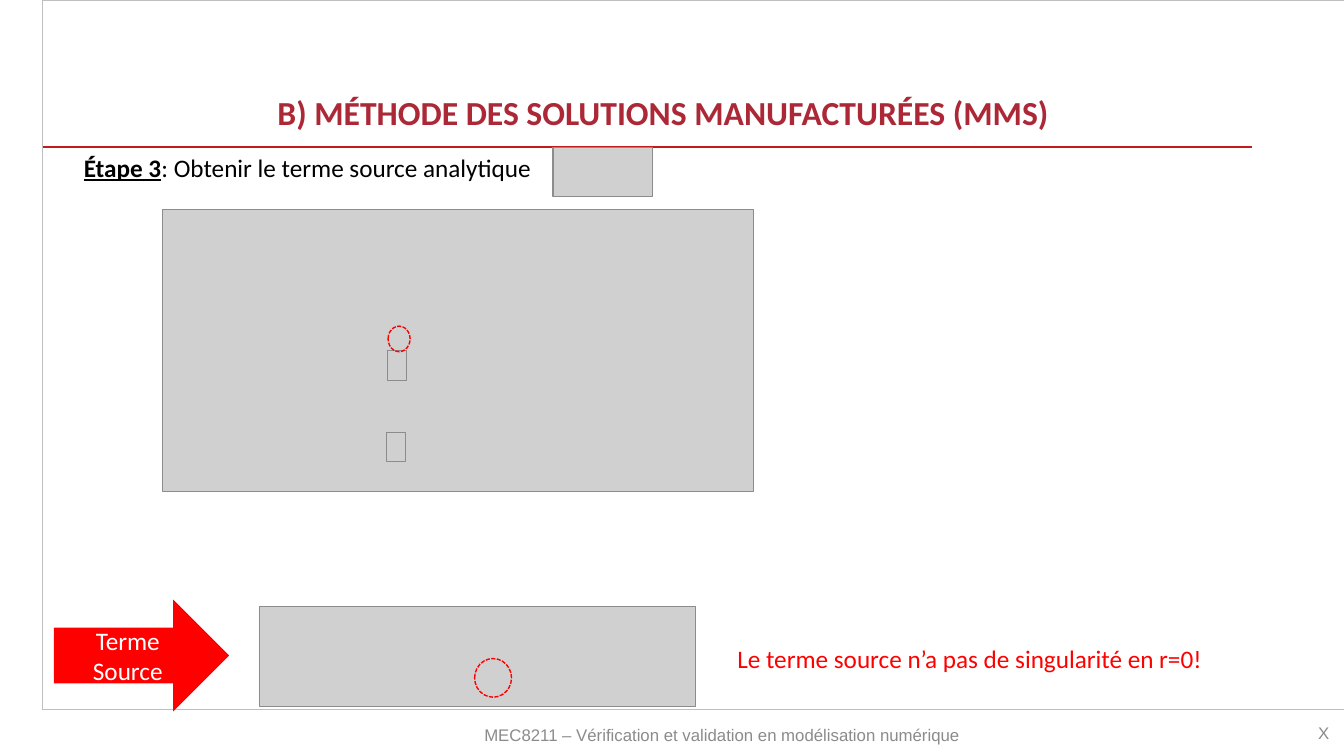
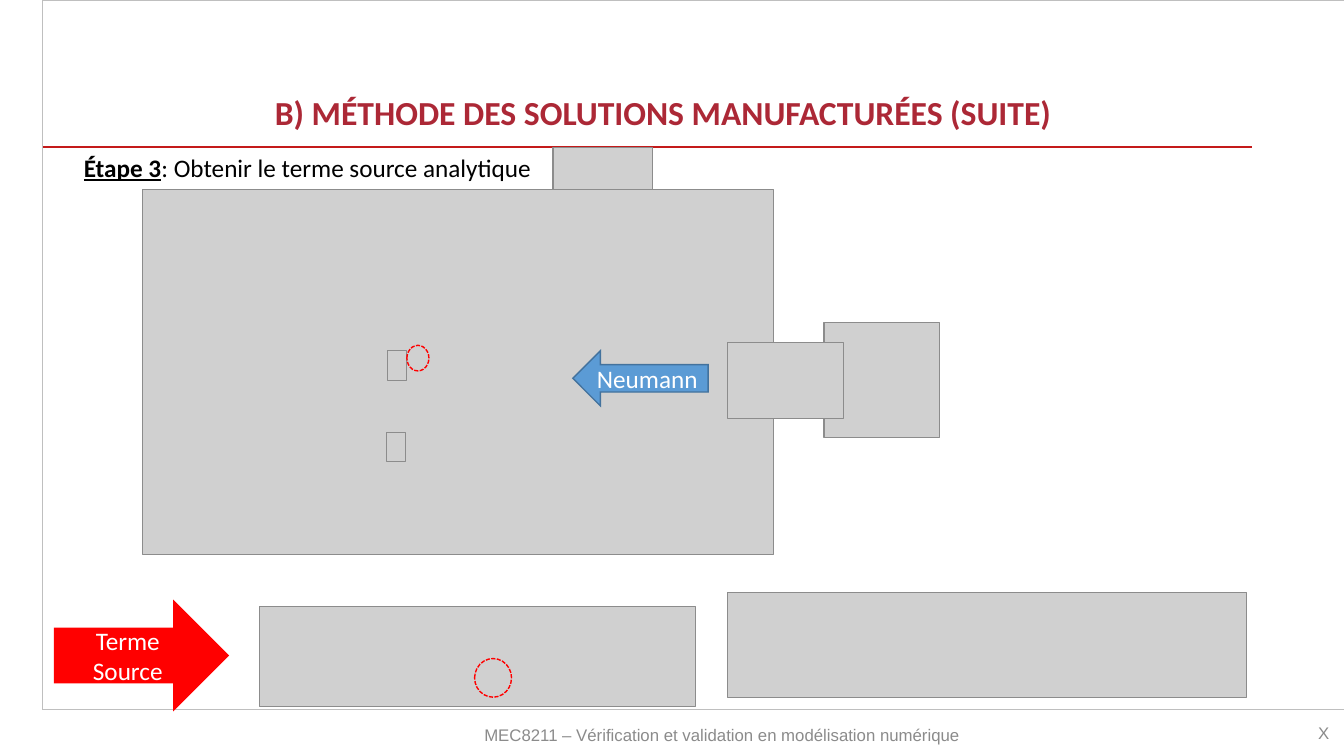
Before and after one commit to tiduru/MEC8211_VetV, a slide deck: slide 4 of Devoir2/MEC8211_Devoir2.pptx. Drawn at 1344x756 pixels with LibreOffice and Linux fonts; fonts in the diff are those of the drawing; grey boxes stand for pictures; background and template pictures are left out. Boxes give left, top, right and bottom in pixels: in the first picture for what was removed or moved away, otherwise in the second. Text is boxed around its words. In the diff, an @@ line names an element or a change of style, - is before the commit and + after.

```diff
--- a/Devoir2/MEC8211_Devoir2.pptx
+++ b/Devoir2/MEC8211_Devoir2.pptx
@@ title at <box>275,97,1051,130</box>: text changed @@
-B) MÉTHODE DES SOLUTIONS MANUFACTURÉES (MMS)
+B) MÉTHODE DES SOLUTIONS MANUFACTURÉES (SUITE)
@@ picture: place and size @@
-picture at <box>163,210,754,492</box>
+picture at <box>142,190,774,554</box>
@@ picture added at <box>825,323,940,438</box> @@
@@ ellipse: place and size @@
-ellipse at <box>388,327,410,352</box>
+ellipse at <box>407,346,430,371</box>
@@ left arrow added at <box>573,351,708,406</box>, fill #5B9BD5, outline #43739E 1 pt, 18 pt, text #FFFFFF @@
+Neumann
@@ picture added at <box>727,342,843,418</box> @@
@@ picture added at <box>727,593,1246,698</box> @@
@@ text removed at <box>737,650,1201,673</box> @@
-Le terme source n’a pas de singularité en r=0!
```
Also in this commit, not shown: 2 other slides changed, 3 slides added, 3 other files.
